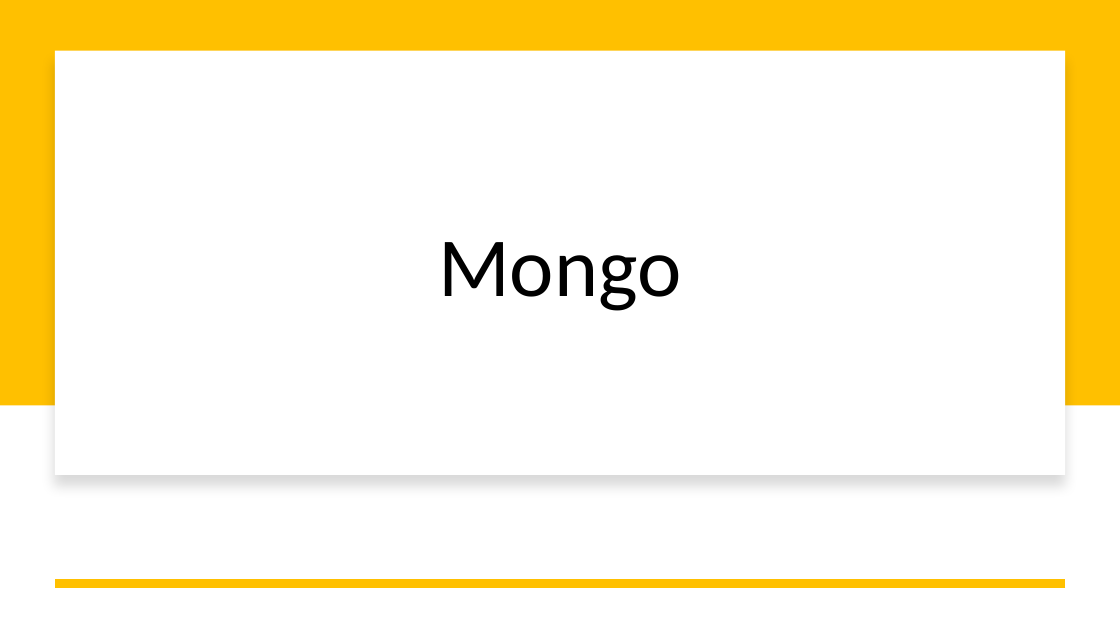
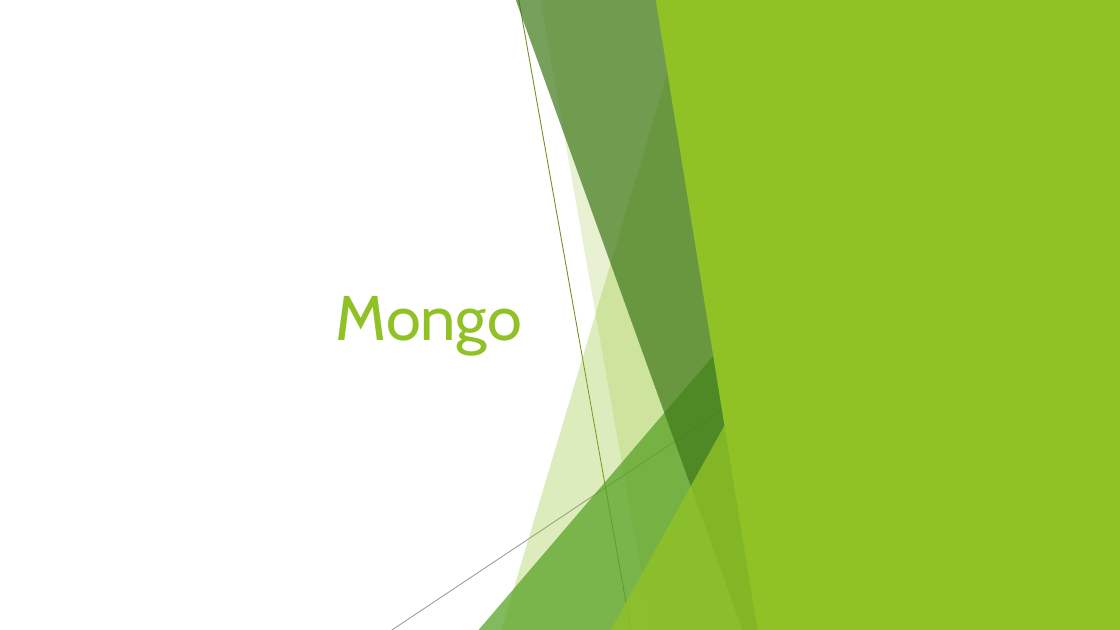
Before and after one commit to lucaMari94/mongodb-sentiment-analysis, a slide deck: slide 18 of silde/slide.pptx (slide 12 before the commit). Drawn at 1120x630 pixels with LibreOffice and Linux fonts; fonts in the diff are those of the drawing. Boxes give left, top, right and bottom in pixels: in the first picture for what was removed or moved away, otherwise in the second. Text is boxed around its words. In the diff, an @@ line names an element or a change of style, - is before the commit and + after.

```diff
--- a/silde/slide.pptx
+++ b/silde/slide.pptx
@@ rectangle: place and size @@
-rectangle at <box>55,50,1065,475</box>
+rectangle at <box>0,0,1120,630</box>
@@ rectangle at <box>0,0,1120,630</box>: shadow off @@
@@ rectangle removed at <box>0,0,1120,406</box> @@
@@ group added at <box>0,0,1120,630</box>: 5 freeform shapes, 3 triangles, 2 lines @@
@@ freeform shape added at <box>655,0,1120,630</box>, fill #90C226 @@
@@ title "Mongo": place and size @@
-title "Mongo" at <box>438,242,681,311</box>
+title "Mongo" at <box>336,296,522,355</box>
@@ title "Mongo" at <box>336,296,522,355</box>: size 72 to 54 pt, font Calibri to Cabin, text colour #000000 to #90C226; alignment centre to right; line spacing 0.9 to 1 @@
@@ group added at <box>392,0,830,630</box>: 3 freeform shapes, 2 lines, 2 triangles @@
@@ group added at <box>0,0,1120,630</box>: 5 freeform shapes, 3 triangles @@
@@ line removed from (1065, 584) to (55, 584) @@
```
Also in this commit, not shown: 22 other slides changed, 17 slides added, 5 slides removed.
